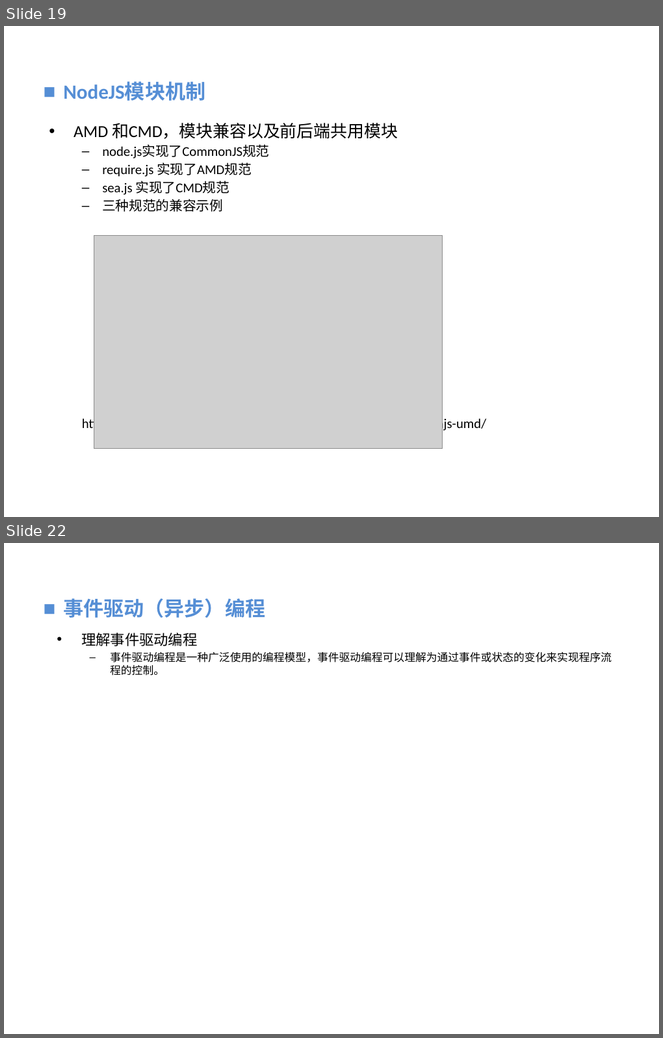
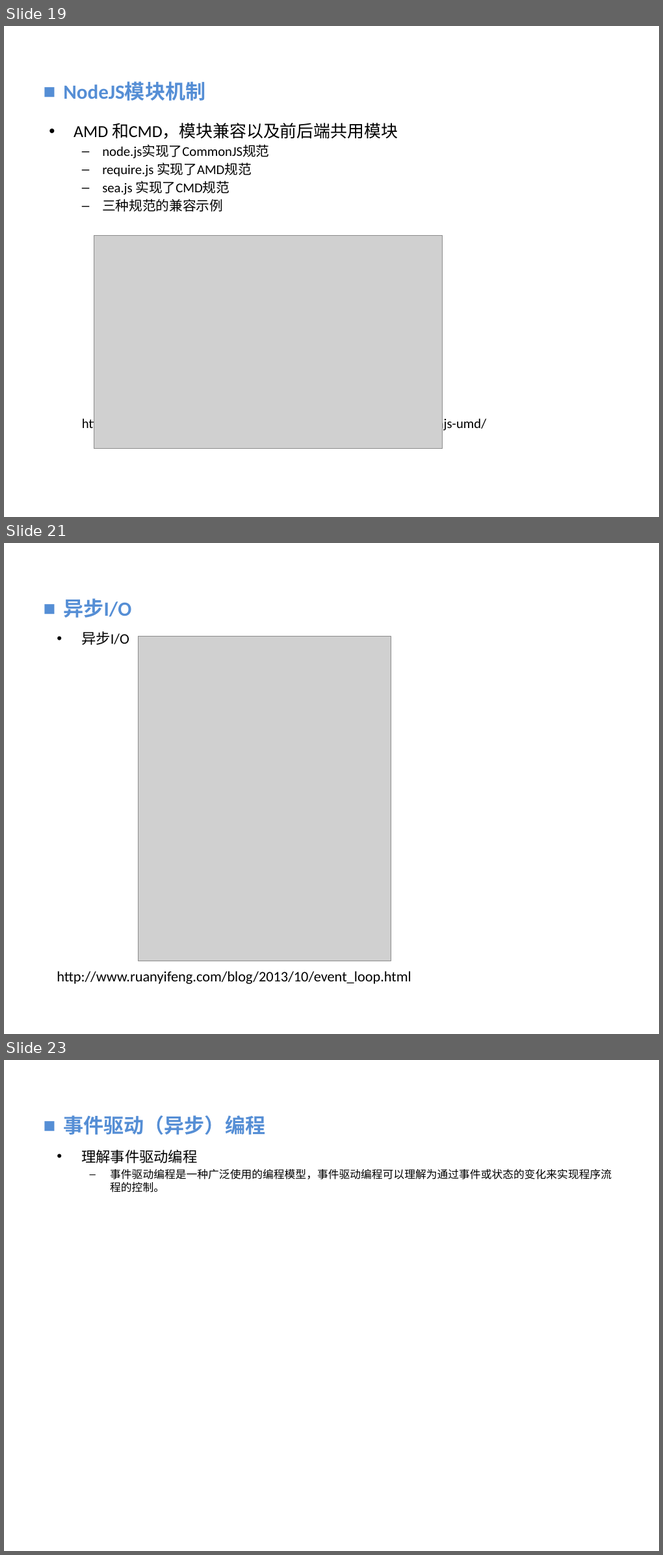
Before and after one commit to vaik/Documents, a slide deck: 我的分享/NodeJS基础概念理解.ppt. Shown one above the other, each under a label of ours: slides 19 and 22 before the commit, slides 19, 21 and 23 after it; the slides between them are not shown. The pictures are 663x1038 and 663x1555 pixels, drawn with LibreOffice and Linux fonts; fonts in the diff are those of the drawing; grey boxes stand for pictures; background and template pictures are left out. Boxes give left, top, right and bottom in pixels: in the first picture for what was removed or moved away, otherwise in the second. Text is boxed around its words. In the diff, an @@ line names an element or a change of style, - is before the commit and + after.

```diff
--- a/我的分享/NodeJS基础概念理解.ppt
+++ b/我的分享/NodeJS基础概念理解.ppt
@@ slide 21 added at (4,543,659,1034), background picture (left out) @@
@@ text added at (63,598,131,618), 22.2 pt, text #558ED5, bold @@
+■ 异步I/O
@@ text added at (57,631,412,984), 16 pt, text #000000 @@
+• 异步I/O
+http://www.ruanyifeng.com/blog/2013/10/event_loop.html
@@ picture added at (139,637,391,962) @@
@@ what was slide 22 is now slide 23 @@
```
Also in this commit, not shown: 4 slides changed, 1 other slide added, 1 slide removed.
